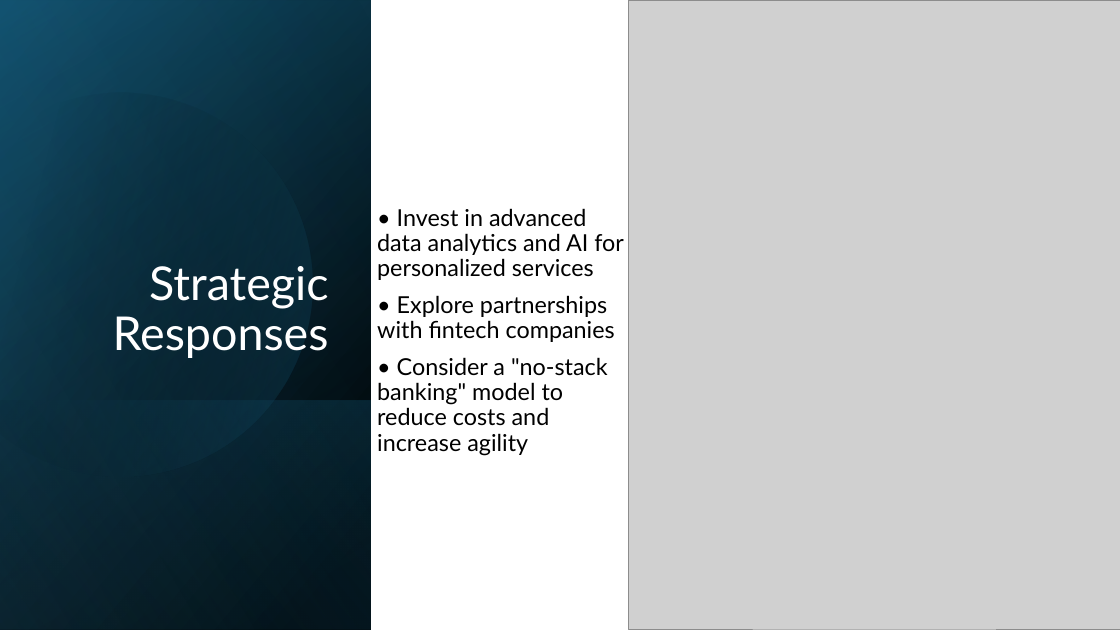
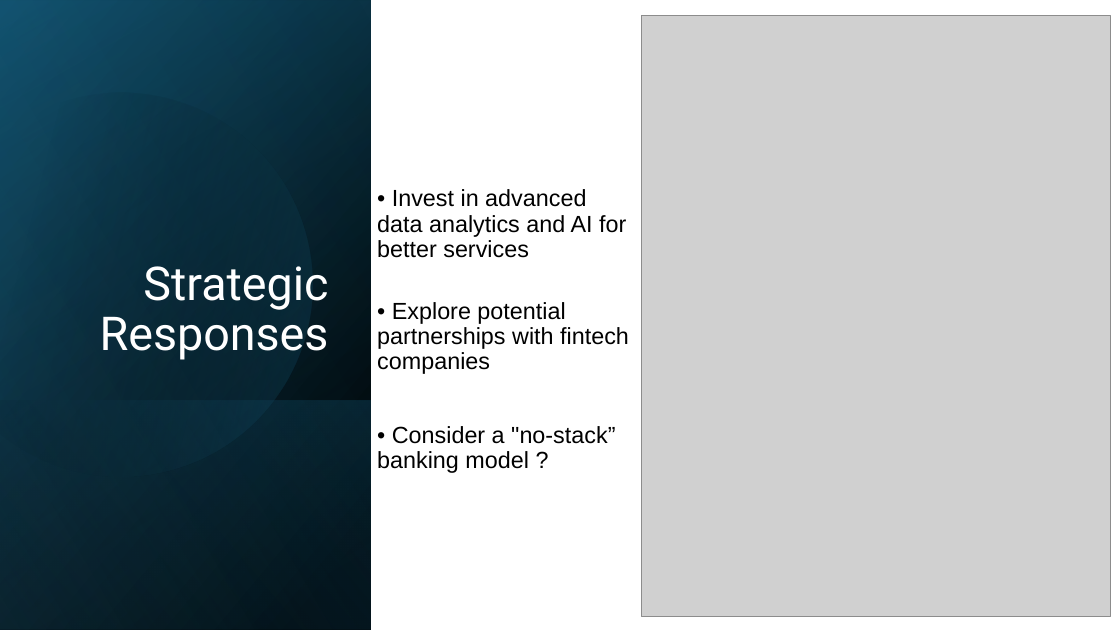
Before and after one commit to bredeespelid/Master_NHH, a slide deck: slide 11 of BAN425/The Rise of Business Risk in Banking.pptx (slide 9 before the commit). Drawn at 1120x630 pixels with LibreOffice and Linux fonts; fonts in the diff are those of the drawing; grey boxes stand for pictures. Boxes give left, top, right and bottom in pixels: in the first picture for what was removed or moved away, otherwise in the second. Text is boxed around its words. In the diff, an @@ line names an element or a change of style, - is before the commit and + after.

```diff
--- a/BAN425/The Rise of Business Risk in Banking.pptx
+++ b/BAN425/The Rise of Business Risk in Banking.pptx
@@ rectangle at bbox=[0, 0, 371, 630]: fill gradient #000000 to #104862 to gradient #000000 to #0F4861 @@
@@ rectangle at bbox=[0, 0, 371, 629]: fill gradient #000000 to #46B1E1 to gradient #000000 to #43AFE2 @@
@@ picture: place and size @@
-picture at bbox=[629, 1, 1120, 629]
+picture at bbox=[641, 15, 1111, 616]
@@ title "Strategic Responses" at bbox=[100, 266, 329, 360]: font Lato to Roboto @@
@@ text at bbox=[377, 189, 629, 473]: text changed; font Lato to Arial @@
-• Invest in advanced data analytics and AI for personalized services
-• Explore partnerships with fintech companies
-• Consider a "no-stack banking" model to reduce costs and increase agility
+• Invest in advanced data analytics and AI for better services
+• Explore potential partnerships with fintech companies
+• Consider a "no-stack” banking model ?
```
Also in this commit, not shown: 8 other slides changed, 2 slides added, 1 slide removed, 1 other file.
